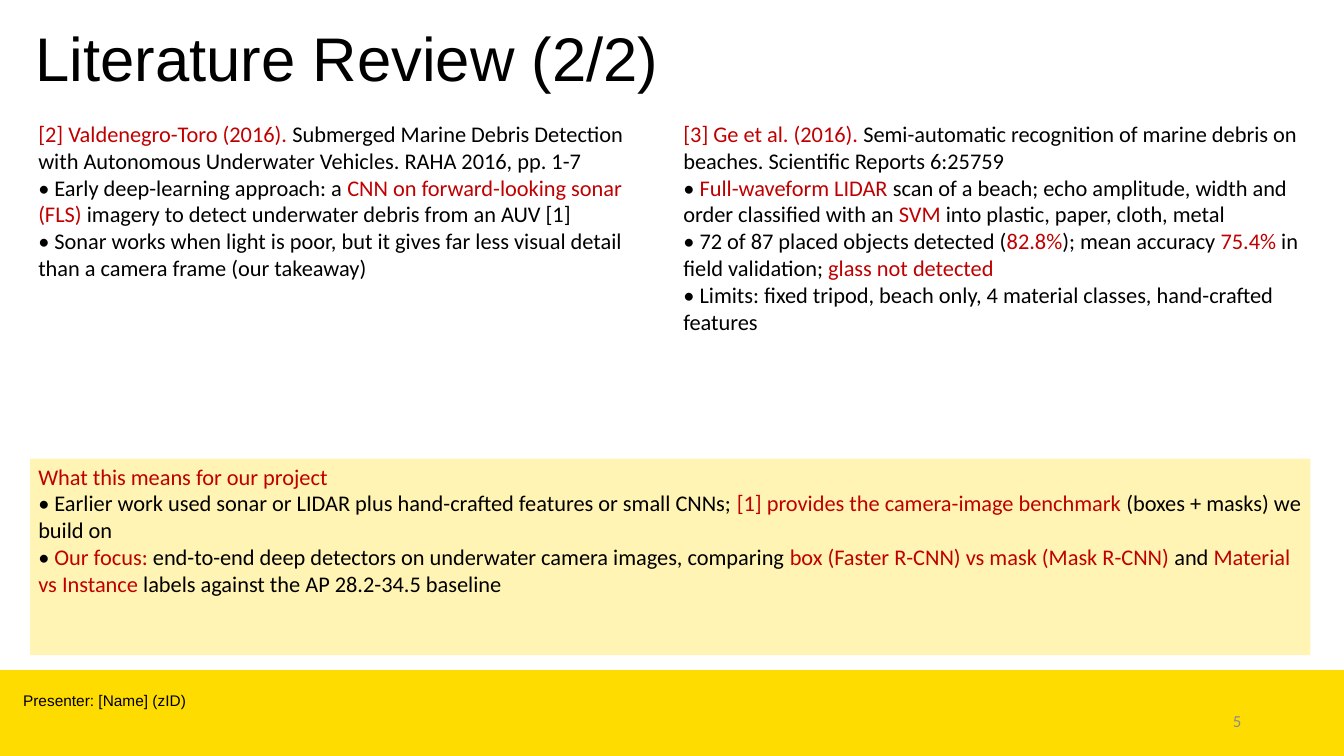
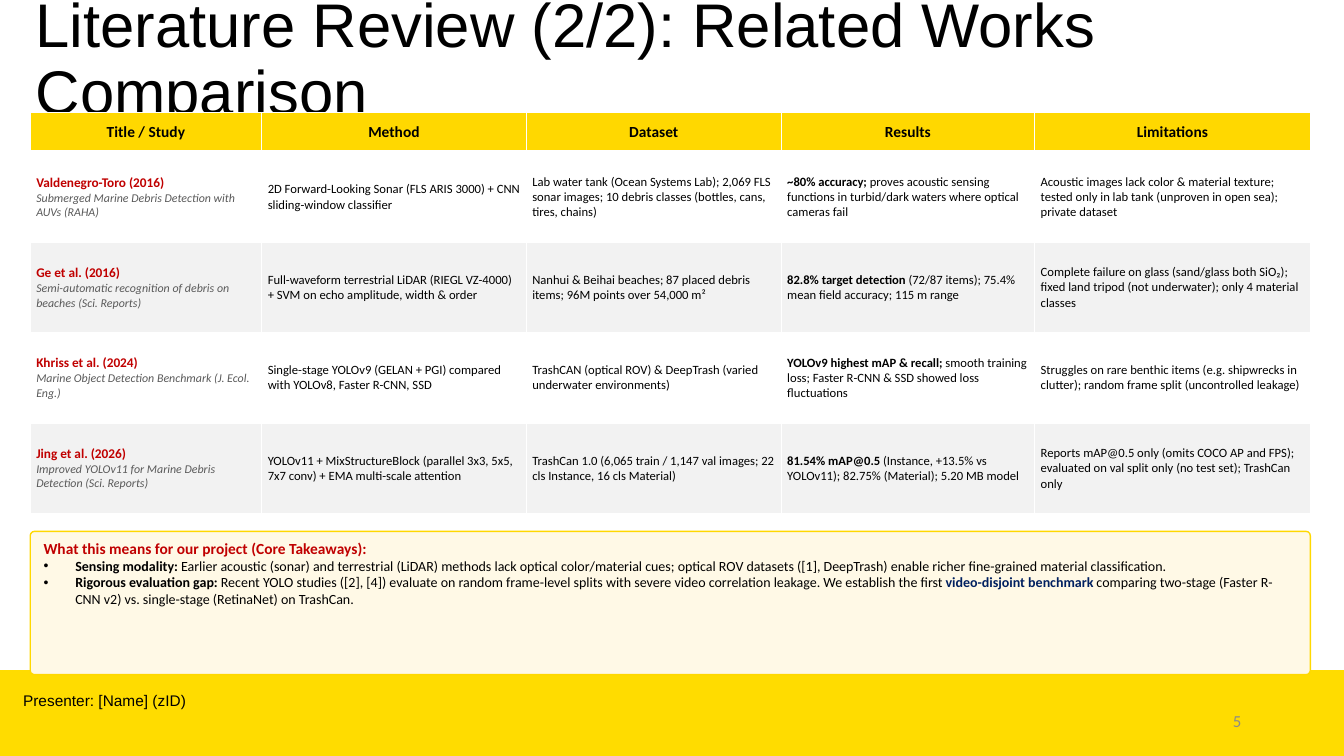
Before and after one commit to Shiz-b/asterik, a slide deck: slide 5 of COMP9444_Presentation_Asterik_and_Obelix.pptx. Drawn at 1344x756 pixels with LibreOffice and Linux fonts; fonts in the diff are those of the drawing; background and template pictures are left out. Boxes give left, top, right and bottom in pixels: in the first picture for what was removed or moved away, otherwise in the second. Text is boxed around its words. In the diff, an @@ line names an element or a change of style, - is before the commit and + after.

Commit message:
Complete literature review table in slides, report enhancements, and rubric alignment guide

```diff
--- a/COMP9444_Presentation_Asterik_and_Obelix.pptx
+++ b/COMP9444_Presentation_Asterik_and_Obelix.pptx
@@ title at [36,2,1095,126]: text changed @@
-Literature Review (2/2)
+Literature Review (2/2): Related Works Comparison
@@ table added at [30,113,1311,521], 5 rows, 5 columns @@
+Title / Study | Method | Dataset | Results | Limitations
+Valdenegro-Toro (2016) / Submerged Marine Debris Detection with AUVs (RAHA) | 2D Forward-Looking Sonar (FLS ARIS 3000) + CNN sliding-window classifier | Lab water tank (Ocean Systems Lab); 2,069 FLS sonar images; 10 debris classes (bottles, cans, tires, chains) | ~80% accuracy; proves acoustic sensing functions in turbid/dark waters where optical cameras fail | Acoustic images lack color & material texture; tested only in lab tank (unproven in open sea); private dataset
+Ge et al. (2016) / Semi-automatic recognition of debris on beaches (Sci. Reports) | Full-waveform terrestrial LiDAR (RIEGL VZ-4000) + SVM on echo amplitude, width & order | Nanhui & Beihai beaches; 87 placed debris items; 96M points over 54,000 m² | 82.8% target detection (72/87 items); 75.4% mean field accuracy; 115 m range | Complete failure on glass (sand/glass both SiO₂); fixed land tripod (not underwater); only 4 material classes
+Khriss et al. (2024) / Marine Object Detection Benchmark (J. Ecol. Eng.) | Single-stage YOLOv9 (GELAN + PGI) compared with YOLOv8, Faster R-CNN, SSD | TrashCAN (optical ROV) & DeepTrash (varied underwater environments) | YOLOv9 highest mAP & recall; smooth training loss; Faster R-CNN & SSD showed loss fluctuations | Struggles on rare benthic items (e.g. shipwrecks in clutter); random frame split (uncontrolled leakage)
+Jing et al. (2026) / Improved YOLOv11 for Marine Debris Detection (Sci. Reports) | YOLOv11 + MixStructureBlock (parallel 3x3, 5x5, 7x7 conv) + EMA multi-scale attention | TrashCan 1.0 (6,065 train / 1,147 val images; 22 cls Instance, 16 cls Material) | 81.54% mAP@0.5 (Instance, +13.5% vs YOLOv11); 82.75% (Material); 5.20 MB model | Reports mAP@0.5 only (omits COCO AP and FPS); evaluated on val split only (no test set); TrashCan only
@@ text removed at [38,125,622,280] @@
-[2] Valdenegro-Toro (2016). Submerged Marine Debris Detection with Autonomous Underwater Vehicles. RAHA 2016, pp. 1-7
-• Early deep-learning approach: a CNN on forward-looking sonar (FLS) imagery to detect underwater debris from an AUV [1]
-• Sonar works when light is poor, but it gives far less visual detail than a camera frame (our takeaway)
@@ text removed at [683,125,1298,330] @@
-[3] Ge et al. (2016). Semi-automatic recognition of marine debris on beaches. Scientific Reports 6:25759
-• Full-waveform LIDAR scan of a beach; echo amplitude, width and order classified with an SVM into plastic, paper, cloth, metal
-• 72 of 87 placed objects detected (82.8%); mean accuracy 75.4% in field validation; glass not detected
-• Limits: fixed tripod, beach only, 4 material classes, hand-crafted features
@@ rectangle removed at [30,459,1311,655] @@
-What this means for our project
-• Earlier work used sonar or LIDAR plus hand-crafted features or small CNNs; [1] provides the camera-image benchmark (boxes + masks) we build on
-• Our focus: end-to-end deep detectors on underwater camera images, comparing box (Faster R-CNN) vs mask (Mask R-CNN) and Material vs Instance labels against the AP 28.2-34.5 baseline
@@ rounded rectangle added at [30,531,1311,675], fill #FFF9E6, outline #FFD800 1 pt, 10 pt, text #000000 @@
+What this means for our project (Core Takeaways):
+• Sensing modality: Earlier acoustic (sonar) and terrestrial (LiDAR) methods lack optical color/material cues; optical ROV datasets ([1], DeepTrash) enable richer fine-grained material classification.
+• Rigorous evaluation gap: Recent YOLO studies ([2], [4]) evaluate on random frame-level splits with severe video correlation leakage. We establish the first video-disjoint benchmark comparing two-stage (Faster R-CNN v2) vs. single-stage (RetinaNet) on TrashCan.
```
Also in this commit, not shown: 8 other files.
